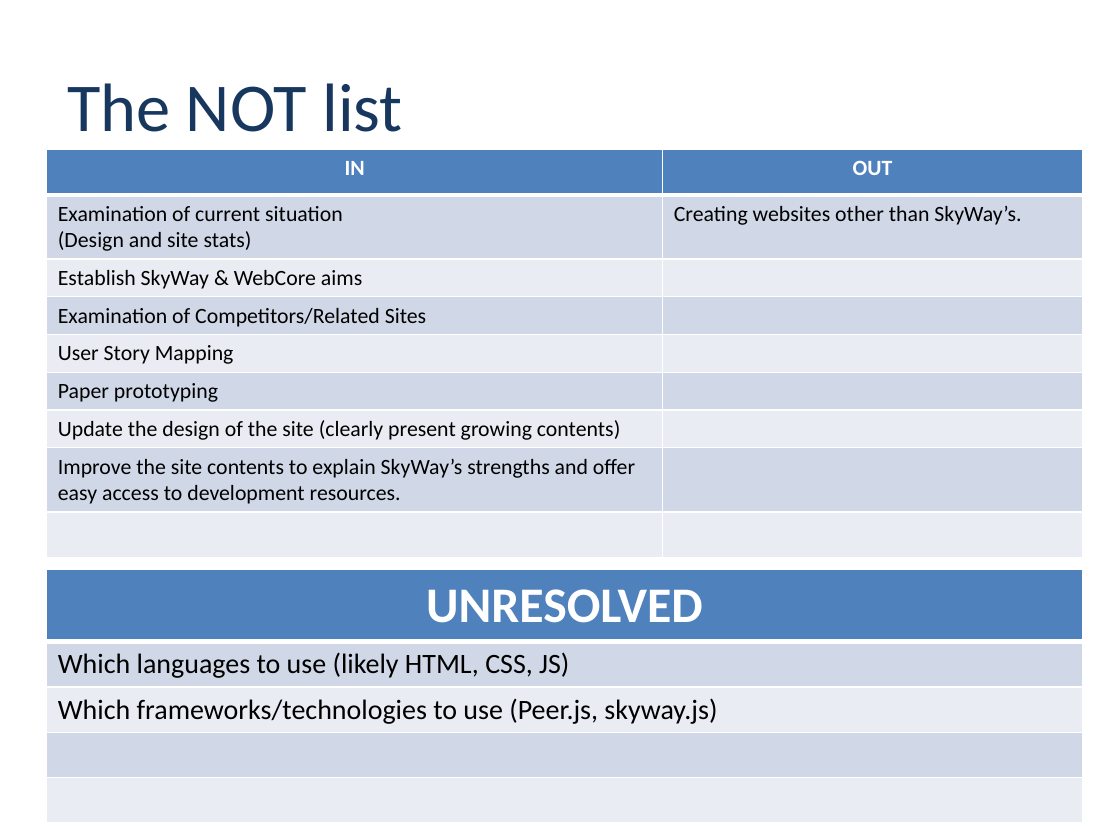
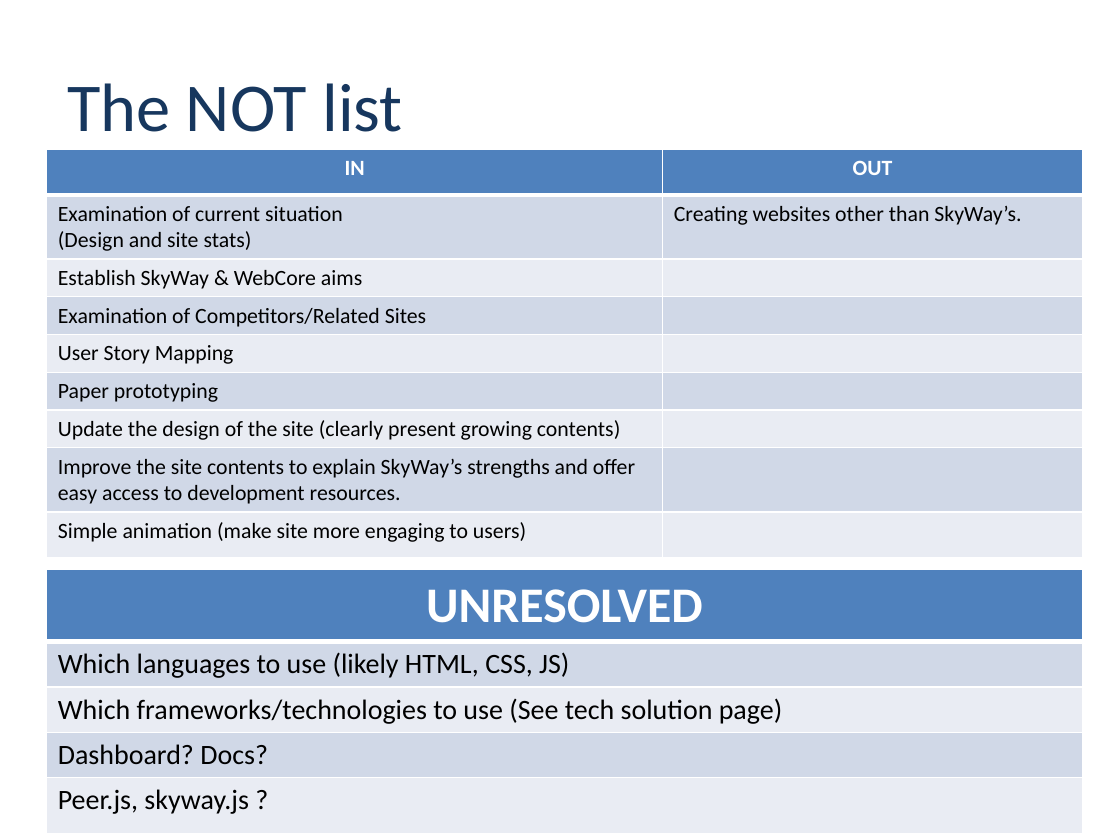
Before and after one commit to nttcom/skyway, a slide deck: slide 5 of skyway-renewal-inception-deck.pptx. Drawn at 1120x840 pixels with LibreOffice and Linux fonts; fonts in the diff are those of the drawing; background and template pictures are left out. Boxes give left, top, right and bottom in pixels: in the first picture for what was removed or moved away, otherwise in the second. Text is boxed around its words. In the diff, an @@ line names an element or a change of style, - is before the commit and + after.

```diff
--- a/skyway-renewal-inception-deck.pptx
+++ b/skyway-renewal-inception-deck.pptx
@@ table at bbox=[47, 149, 1083, 553] @@
-row 9, column 1: 
+row 9, column 1: Simple animation (make site more engaging to users)
@@ table at bbox=[47, 569, 1083, 830] @@
-row 3, column 1: Which frameworks/technologies to use (Peer.js, skyway.js)
+row 3, column 1: Which frameworks/technologies to use (See tech solution page)
-row 4, column 1: 
+row 4, column 1: Dashboard? Docs?
-row 5, column 1: 
+row 5, column 1: Peer.js, skyway.js ?
```
Also in this commit, not shown: 1 other slide changed.
